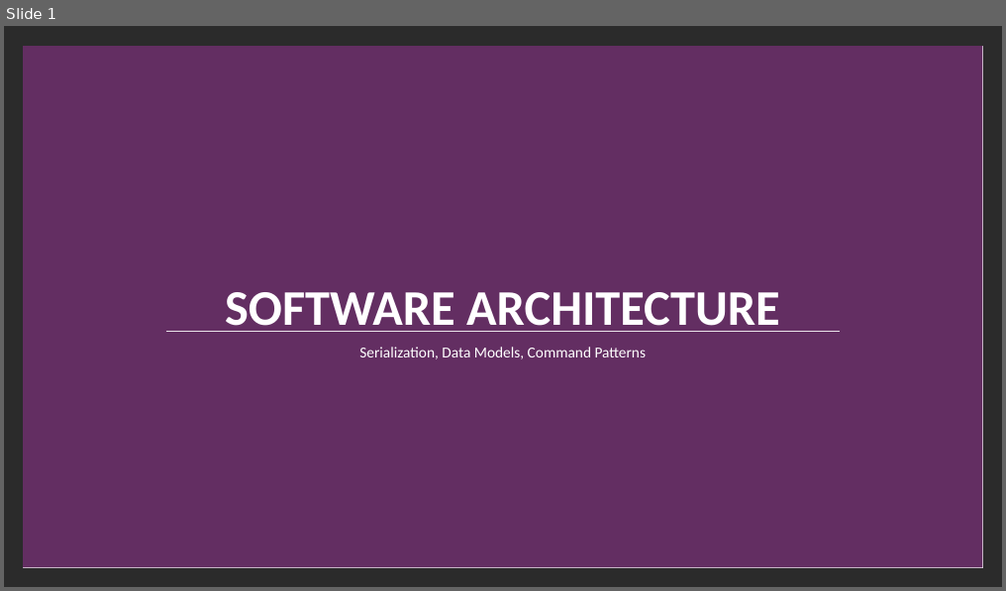
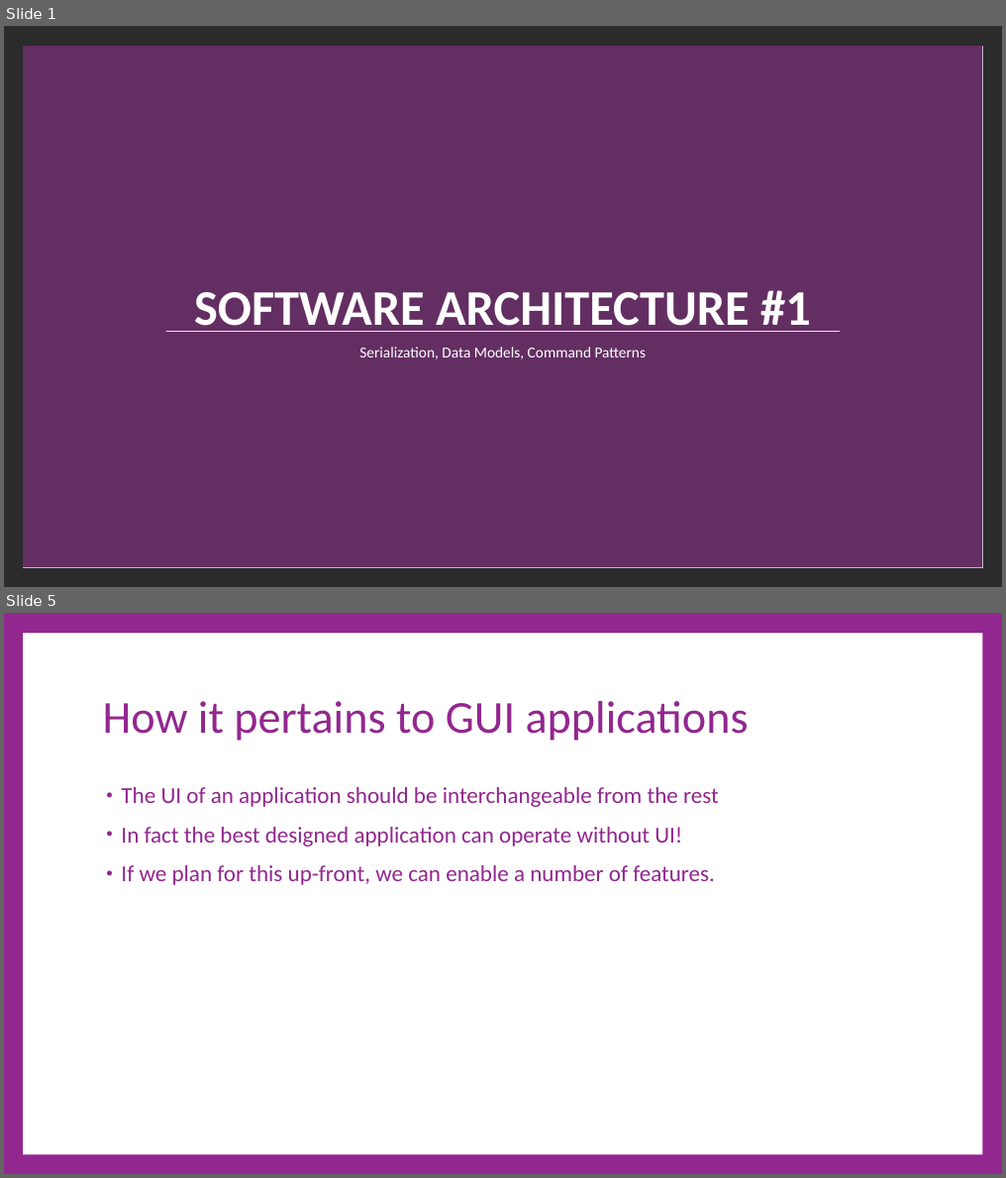
Before and after one commit to cdiggins/cs321, a slide deck: class-notes/cs321-winter-2023-lecture-17-architecture.pptx. Shown one above the other, each under a label of ours: slide 1 before the commit, slides 1 and 5 after it; the slides between them are not shown. The pictures are 1006x591 and 1006x1178 pixels, drawn with LibreOffice and Linux fonts; fonts in the diff are those of the drawing; background and template pictures are left out; a plain dark background stands for a picture behind light text. Boxes give left, top, right and bottom in pixels: in the first picture for what was removed or moved away, otherwise in the second. Text is boxed around its words. In the diff, an @@ line names an element or a change of style, - is before the commit and + after.

```diff
--- a/class-notes/cs321-winter-2023-lecture-17-architecture.pptx
+++ b/class-notes/cs321-winter-2023-lecture-17-architecture.pptx
@@ slide 5 added at [4,613,1002,1174], background #92278F @@
@@ rectangle added at [23,633,982,1155], fill #FFFFFF @@
@@ title added at [103,701,748,741], 66 pt, text #92278F @@
+How it pertains to GUI applications
@@ text added at [121,787,719,885], 33 pt, text #92278F @@
+• The UI of an application should be interchangeable from the rest
+• In fact the best designed application can operate without UI!
+• If we plan for this up-front, we can enable a number of features.
@@ slide 1 changed as well @@
@@ title at [194,290,811,332]: text changed @@
-SOFTWARE ARCHITECTURE
+SOFTWARE ARCHITECTURE #1
```
Also in this commit, not shown: 6 other slides changed, 18 other slides added, 10 slides removed, 1 other file.
